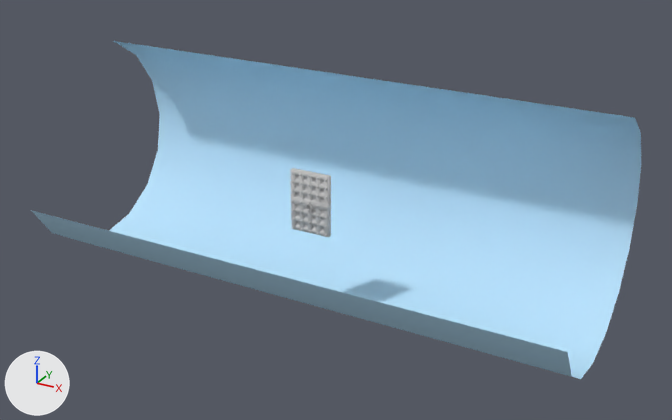
The Blender file Assets/Models/spiked_door/spiked_door.blend as it was, and as the next commit left it.
Camera for both pictures: a 50 mm camera at (18.1, -30.8, 16.7) aimed at (0.2, 1.9, 0.3). Lighting does not change. The marker at lower left points along +X, +Y and +Z.

The first picture shows 'Cylinder', 'door'.
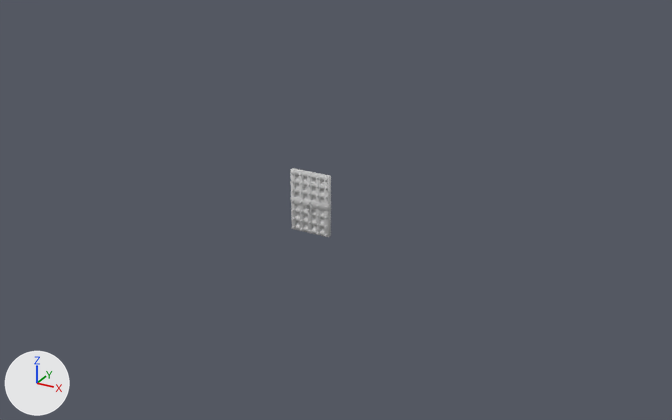
The newer file is also turned or shifted as a whole; pictures and numbers use the older file's frame.

Boxes (x1, y1, x2, y2) around the edits, measured in the pictures (672 x 420 px):
'Cylinder', deleted (blue): before (31, 41, 641, 379)
part 1 of me_door, added: after (292, 168, 331, 236)

What the commit changed:
me_door is used by ob_door; location (0.0, 0.0, 0.0).
me_door had 918 vertices, 722 faces and spanned x -0.9..0.9, y -0.31..0.0, z 0.0..2.7.
me_door now has 1808 vertices, 1444 faces and spans x -0.9..0.9, y -0.31..0.31, z 0.0..2.7.
me_door part 1: 545 vertices added at x -0.9..0.9, y 0.05..0.31, z 0.0..2.7.
Object 'Cylinder' (ob_cylinder) is deleted.
Object 'door' (ob_door) loses its MIRROR modifier named 'Mirror'.
Modifier setting removed (it was use_axis = (False, True, False)).
